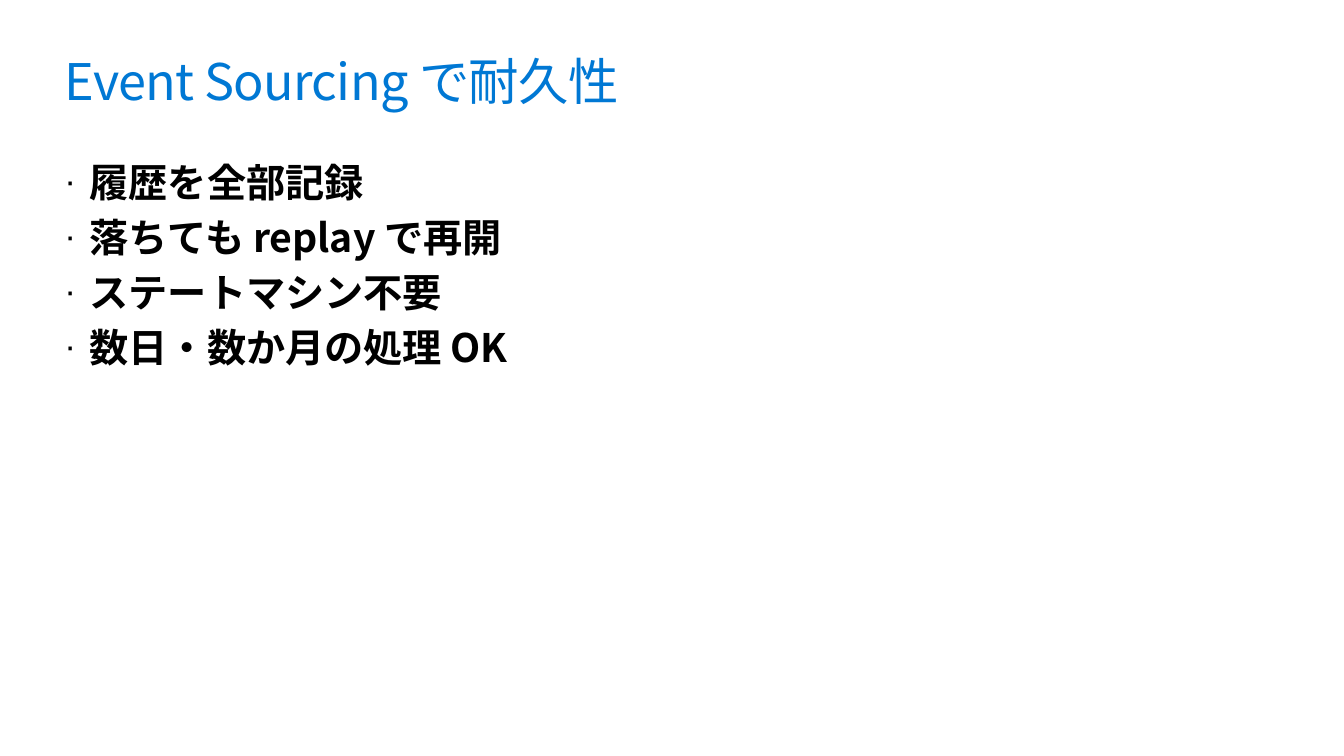
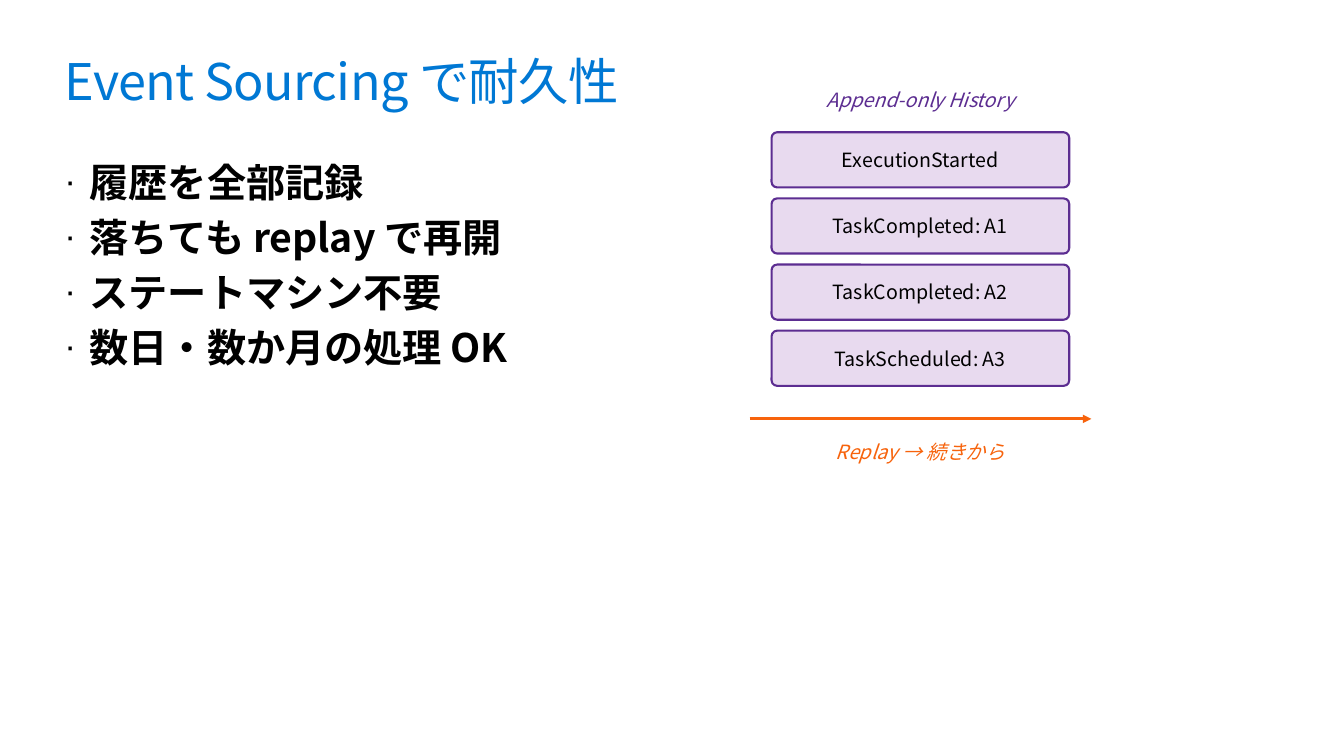
Before and after one commit to runceel/yonayona-durable, a slide deck: slide 7 of slides/slides.pptx. Drawn at 1344x756 pixels with LibreOffice and Linux fonts; fonts in the diff are those of the drawing; background and template pictures are left out. Boxes give left, top, right and bottom in pixels: in the first picture for what was removed or moved away, otherwise in the second. Text is boxed around its words. In the diff, an @@ line names an element or a change of style, - is before the commit and + after.

```diff
--- a/slides/slides.pptx
+++ b/slides/slides.pptx
@@ text added at (826,91,1014,112), 14 pt, text #5C2D91, italic @@
+Append-only History
@@ rounded rectangle added at (772,132,1070,188), fill #E8DAEF, outline #5C2D91 1.5 pt, 14 pt, text #000000 @@
+ExecutionStarted
@@ rounded rectangle added at (772,199,1070,254), fill #E8DAEF, outline #5C2D91 1.5 pt, 14 pt, text #000000 @@
+TaskCompleted: A1
@@ rounded rectangle added at (772,264,1070,320), fill #E8DAEF, outline #5C2D91 1.5 pt, 14 pt, text #000000 @@
+TaskCompleted: A2
@@ rounded rectangle added at (772,331,1070,386), fill #E8DAEF, outline #5C2D91 1.5 pt, 14 pt, text #000000 @@
+TaskScheduled: A3
@@ arrow added from (750, 419) to (1092, 419), #F7630C 2 pt @@
@@ text added at (836,442,1004,464), 14 pt, text #F7630C, italic @@
+Replay → 続きから
```
Also in this commit, not shown: 3 other slides changed, 1 other file.
